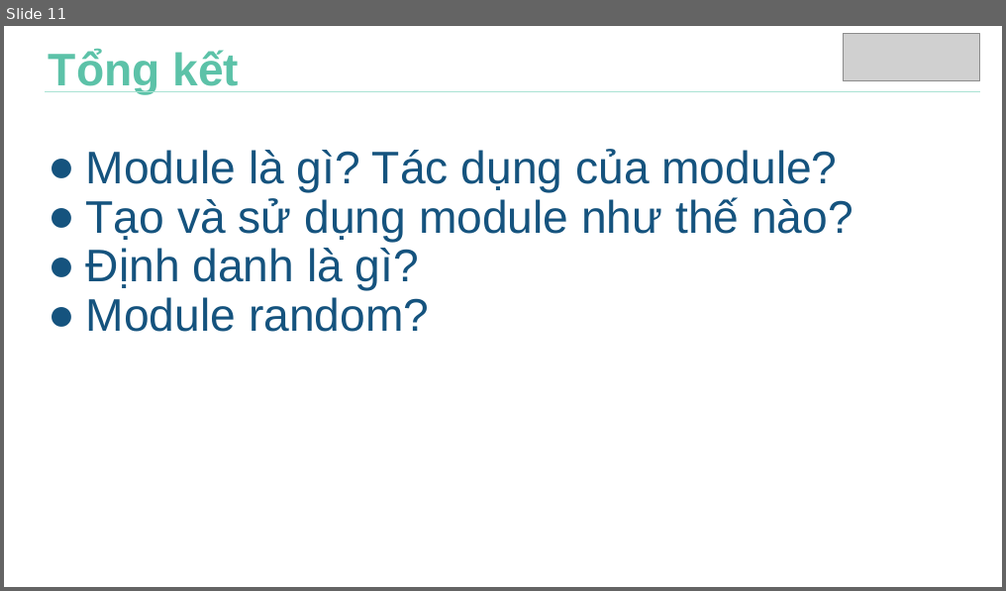
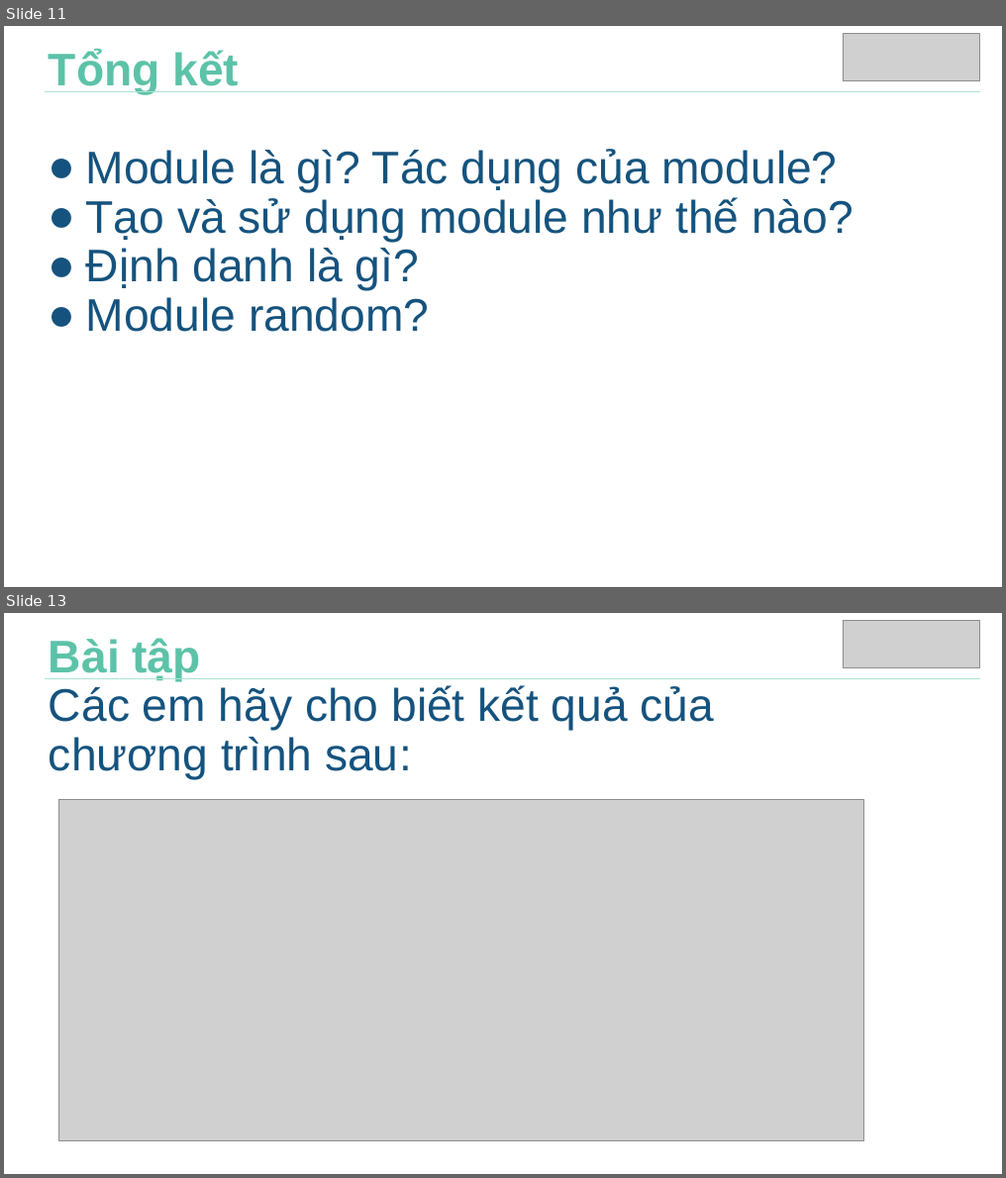
Before and after one commit to thaycacac/kids-dev, a slide deck: lv2/chapter3/Chapter3.pptx. Shown one above the other, each under a label of ours: slide 11 before the commit, slides 11 and 13 after it; the slides between them are not shown. The pictures are 1006x591 and 1006x1178 pixels, drawn with LibreOffice and Linux fonts; fonts in the diff are those of the drawing; grey boxes stand for pictures; background and template pictures are left out. Boxes give left, top, right and bottom in pixels: in the first picture for what was removed or moved away, otherwise in the second. Text is boxed around its words. In the diff, an @@ line names an element or a change of style, - is before the commit and + after.

```diff
--- a/lv2/chapter3/Chapter3.pptx
+++ b/lv2/chapter3/Chapter3.pptx
@@ slide 13 added at (4, 613, 1002, 1174), background picture (left out) @@
@@ title added at (49, 638, 714, 779), 44 pt, text #15537E @@
+Bài tập
+Các em hãy cho biết kết quả của chương trình sau:
@@ picture added at (844, 621, 980, 667) @@
@@ line added from (980, 679) to (45, 679), #AAE2D3 0.75 pt @@
@@ picture added at (59, 799, 864, 1141) @@
```
Also in this commit, not shown: 2 other slides added, 2 other files.
